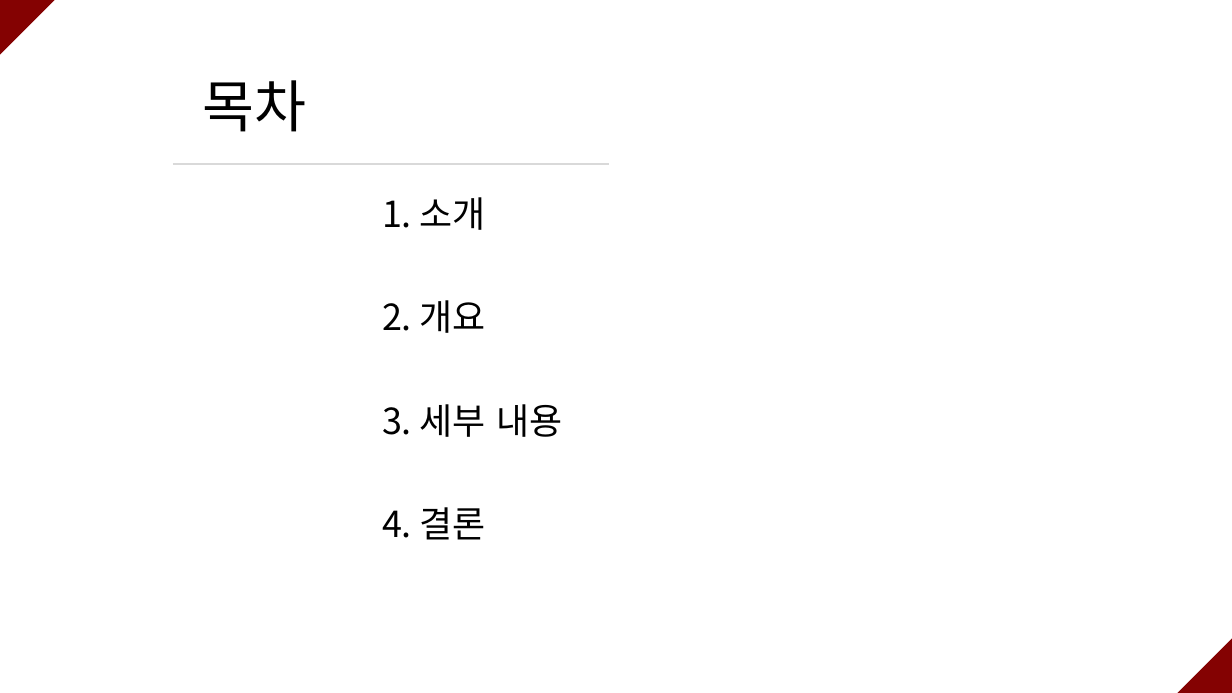
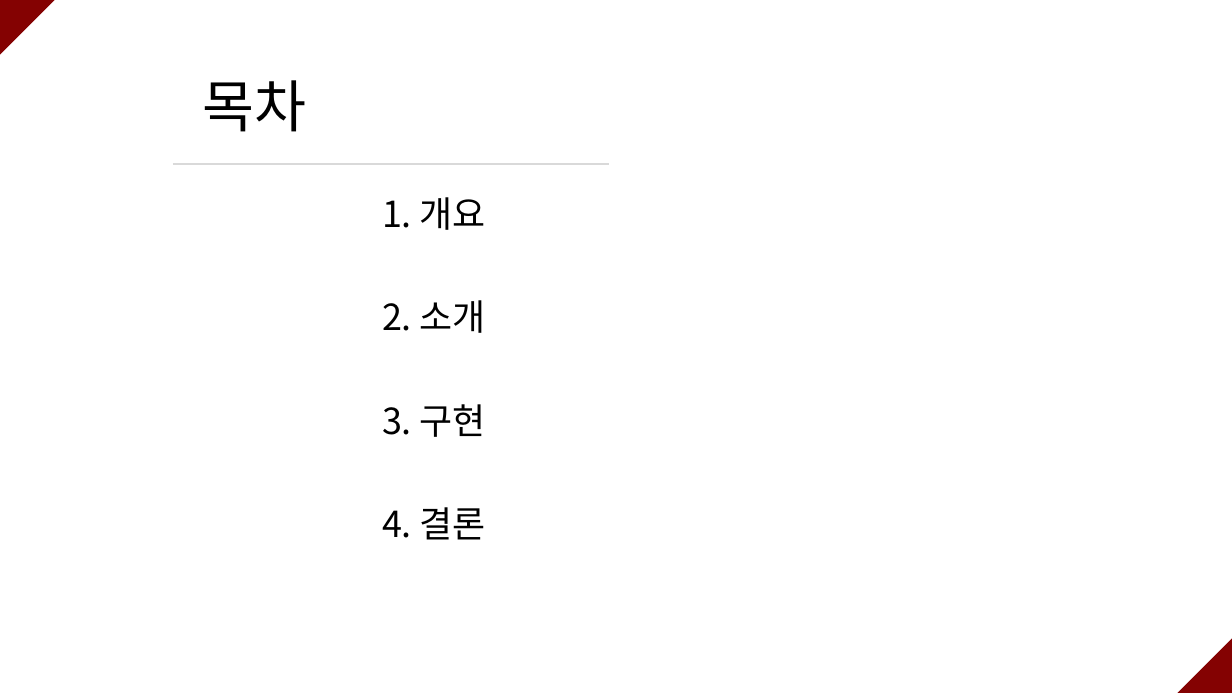
Before and after one commit to ramieeee/self_learning, a slide deck: slide 2 of semi_projects/보안탐지 및 SMS 알람/연람희_보안탐지 및 SMS 알람.pptx. Drawn at 1232x693 pixels with LibreOffice and Linux fonts; fonts in the diff are those of the drawing. Boxes give left, top, right and bottom in pixels: in the first picture for what was removed or moved away, otherwise in the second. Text is boxed around its words. In the diff, an @@ line names an element or a change of style, - is before the commit and + after.

```diff
--- a/semi_projects/보안탐지 및 SMS 알람/연람희_보안탐지 및 SMS 알람.pptx
+++ b/semi_projects/보안탐지 및 SMS 알람/연람희_보안탐지 및 SMS 알람.pptx
@@ text at [382,197,486,437]: text changed @@
-1. 소개
-2. 개요
-3. 세부 내용
+1. 개요
+2. 소개
+3. 구현
```
Also in this commit, not shown: 14 other slides changed, 4 slides added, 2 slides removed.
